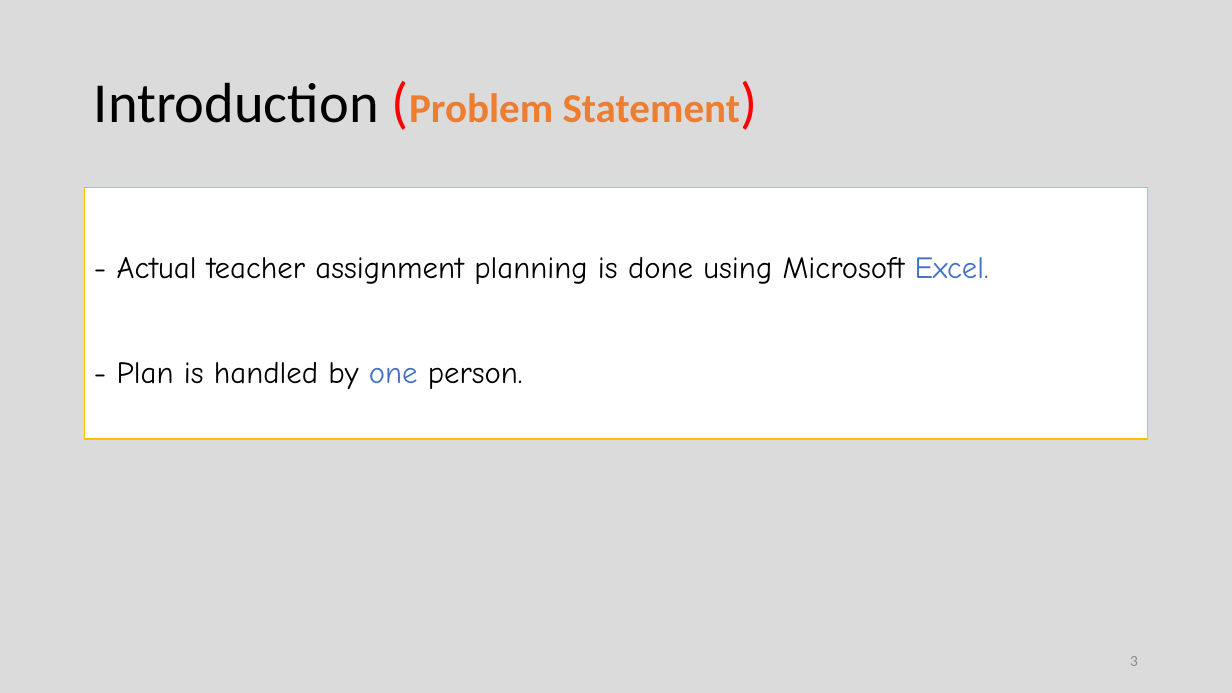
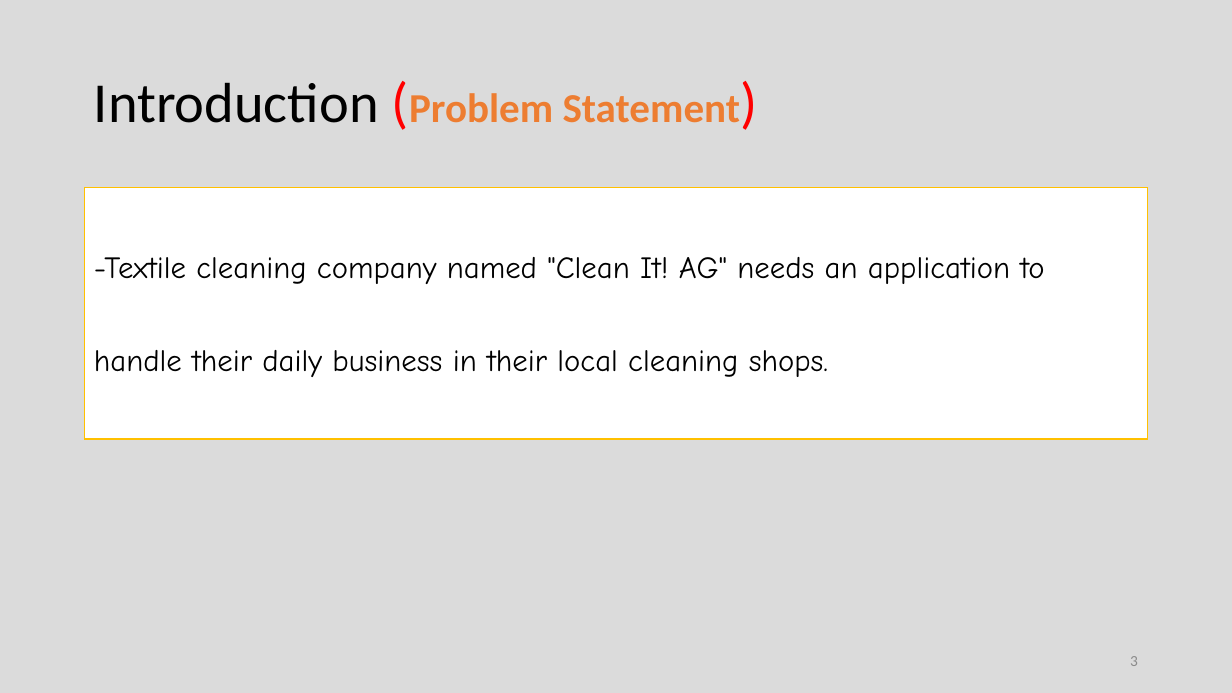
Before and after one commit to kristya-art/cleanIt, a slide deck: slide 3 of report/PresentationCleanIt.pptx. Drawn at 1232x693 pixels with LibreOffice and Linux fonts; fonts in the diff are those of the drawing. Boxes give left, top, right and bottom in pixels: in the first picture for what was removed or moved away, otherwise in the second. Text is boxed around its words. In the diff, an @@ line names an element or a change of style, - is before the commit and + after.

```diff
--- a/report/PresentationCleanIt.pptx
+++ b/report/PresentationCleanIt.pptx
@@ text at bbox=[94, 257, 1044, 377]: text changed @@
-- Actual teacher assignment planning is done using Microsoft Excel.
-- Plan is handled by one person.
+-Textile cleaning company named "Clean It! AG" needs an application to handle their daily business in their local cleaning shops.
```
Also in this commit, not shown: 5 other slides changed, 2 slides added, 2 slides removed, 11 other files.
